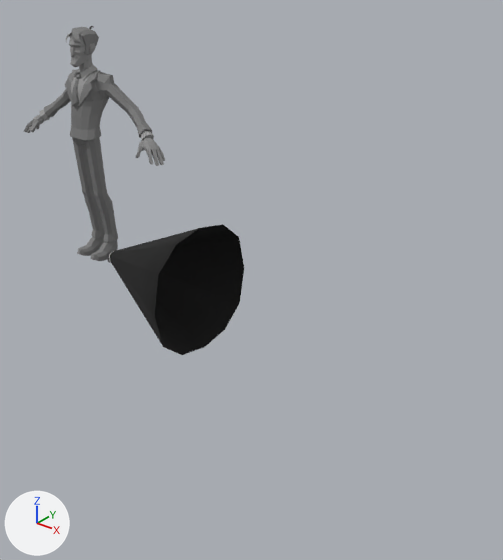
Renders of the FBX model res/chars/main_character/model.FBX from each side of a commit.
The view is the same before and after, from a camera (50 mm lens) standing at (6.01, -4.75, 3.26) and looking at (2.0, 0.26, 0.15). The lights are fixed; the arrows at lower left show +X, +Y and +Z. Where no turn or scale is listed for an object, it has been applied to the vertices.

Names of what the first picture shows: 'Lampe', 'main_character'.
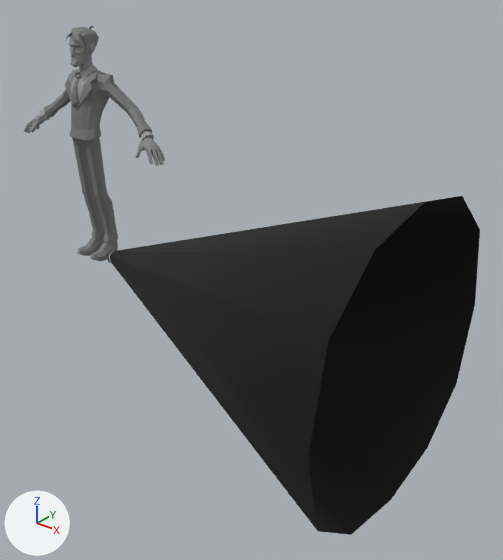
Location of each change, [x1, y1, x2, y2] in pixels of the pictures (503 x 560 px; the box of a moved part takes in the faces that stretch with it):
'Lampe', reshaped (171% wider, 158% taller)
    before: [107, 224, 244, 355]
    after: [107, 196, 480, 535]
part 1 of me_mesh, moved or reshaped
    before: [111, 224, 244, 355]
    after: [111, 196, 480, 535]

The change in detail:
me_mesh has 49 vertices, 80 faces and spans x -0.2..1.56, y -0.69..0.69, z -0.69..0.7.
me_mesh is used by ob_lampe; location (0.0, 0.0, 0.0).
me_mesh part 1: all 12 vertices in x 1.56, y -0.69..0.69, z -0.69..0.7 are scaled about their middle by (1, 2.13, 2.13), then moved by (2.34, 0.0, 0.0).
